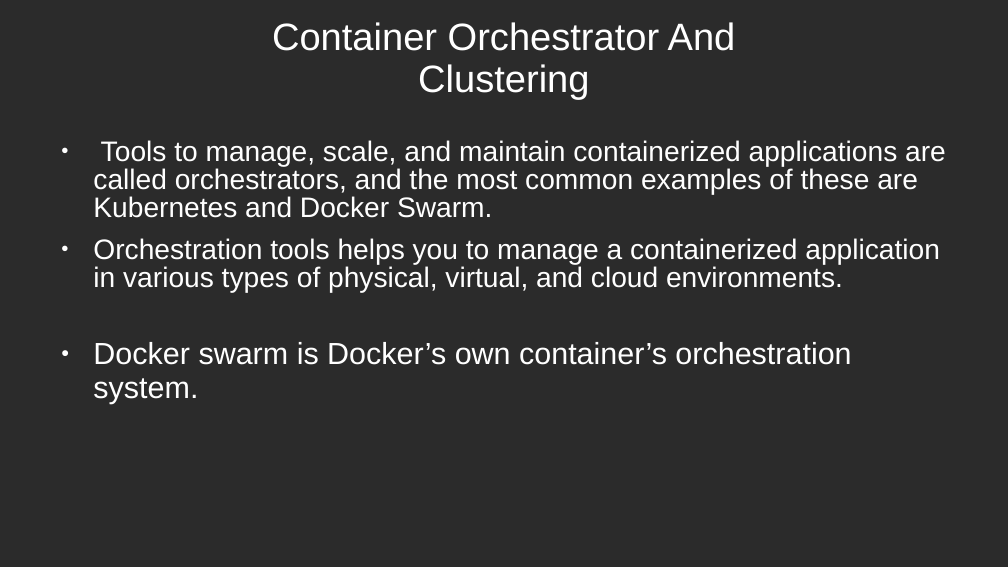
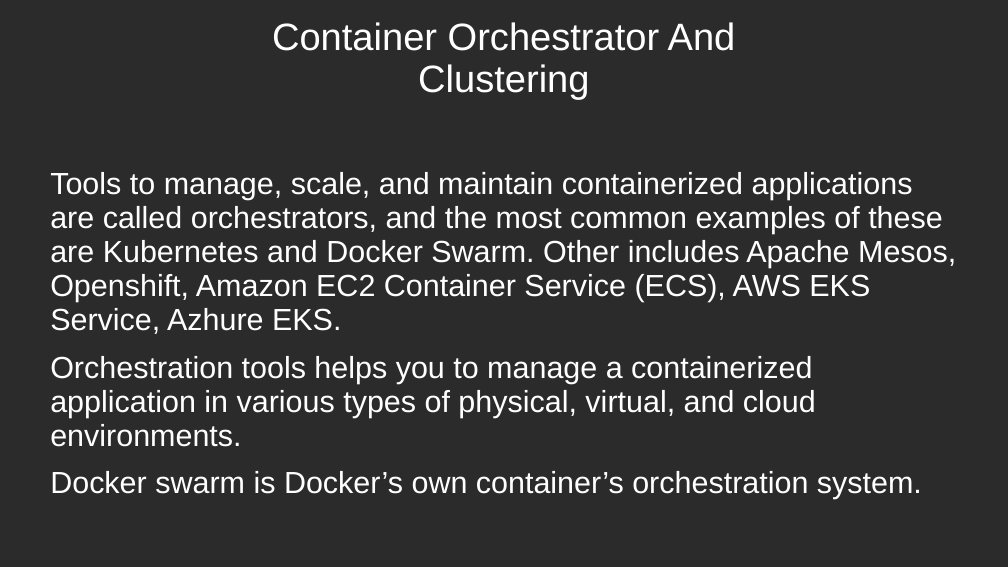
Before and after one commit to samratkapp/docker, a slide deck: slide 16 of PPT.ppt (slide 12 before the commit). Drawn at 1008x567 pixels with LibreOffice and Linux fonts; fonts in the diff are those of the drawing; background and template pictures are left out; a plain dark background stands for a picture behind light text. Boxes give left, top, right and bottom in pixels: in the first picture for what was removed or moved away, otherwise in the second. Text is boxed around its words. In the diff, an @@ line names an element or a change of style, - is before the commit and + after.

Commit message:
ppt docker

```diff
--- a/PPT.ppt
+++ b/PPT.ppt
@@ text "Tools to manage, scale, and ...": place and size @@
-text "Tools to manage, scale, and ..." at box(93, 140, 946, 292)
+text "Tools to manage, scale, and ..." at box(50, 172, 956, 499)
@@ text at box(50, 172, 956, 334): text changed; size 22.2 to 24 pt @@
-● Tools to manage, scale, and maintain containerized applications are called orchestrators, and the most common examples of these are Kubernetes and Docker Swarm.
+Tools to manage, scale, and maintain containerized applications are called orchestrators, and the most common examples of these are Kubernetes and Docker Swarm. Other includes Apache Mesos, Openshift, Amazon EC2 Container Service (ECS), AWS EKS Service, Azhure EKS.
@@ text at box(50, 356, 816, 447): size 22.2 to 24 pt in "Orchestration tools helps you to manage a ..."; bullet ● to none; line spacing 0.83 to 0.93 @@
@@ text removed at box(93, 342, 851, 404) @@
-● Docker swarm is Docker’s own container’s orchestration system.
@@ text at box(50, 471, 922, 499): paragraph added @@
+Docker swarm is Docker’s own container’s orchestration system.
```
Also in this commit, not shown: 6 other slides changed, 5 slides added, 4 slides removed, 2 other files.
